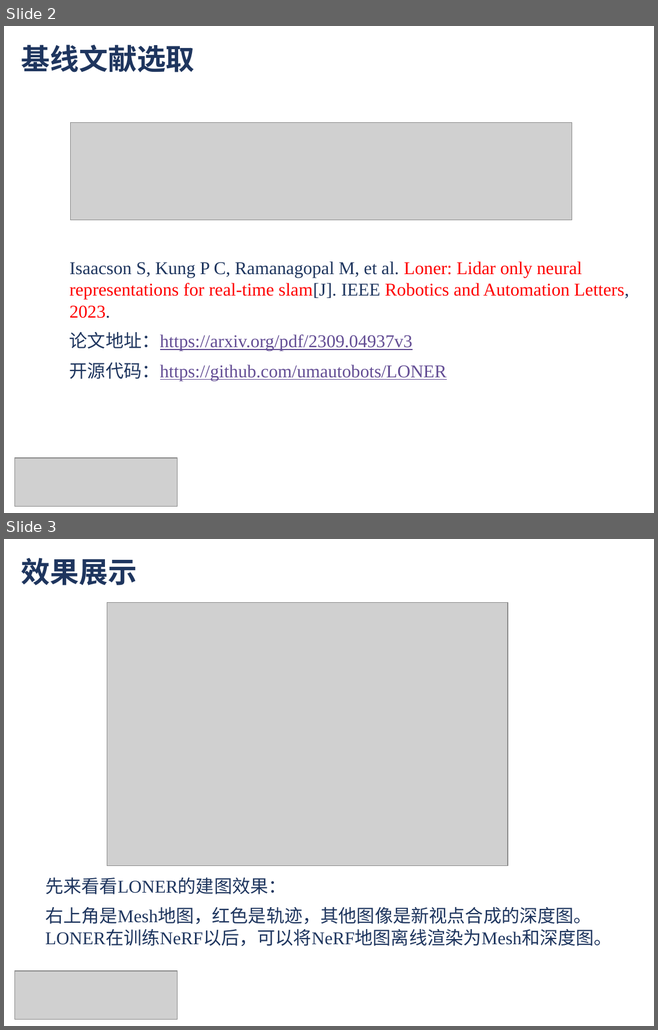
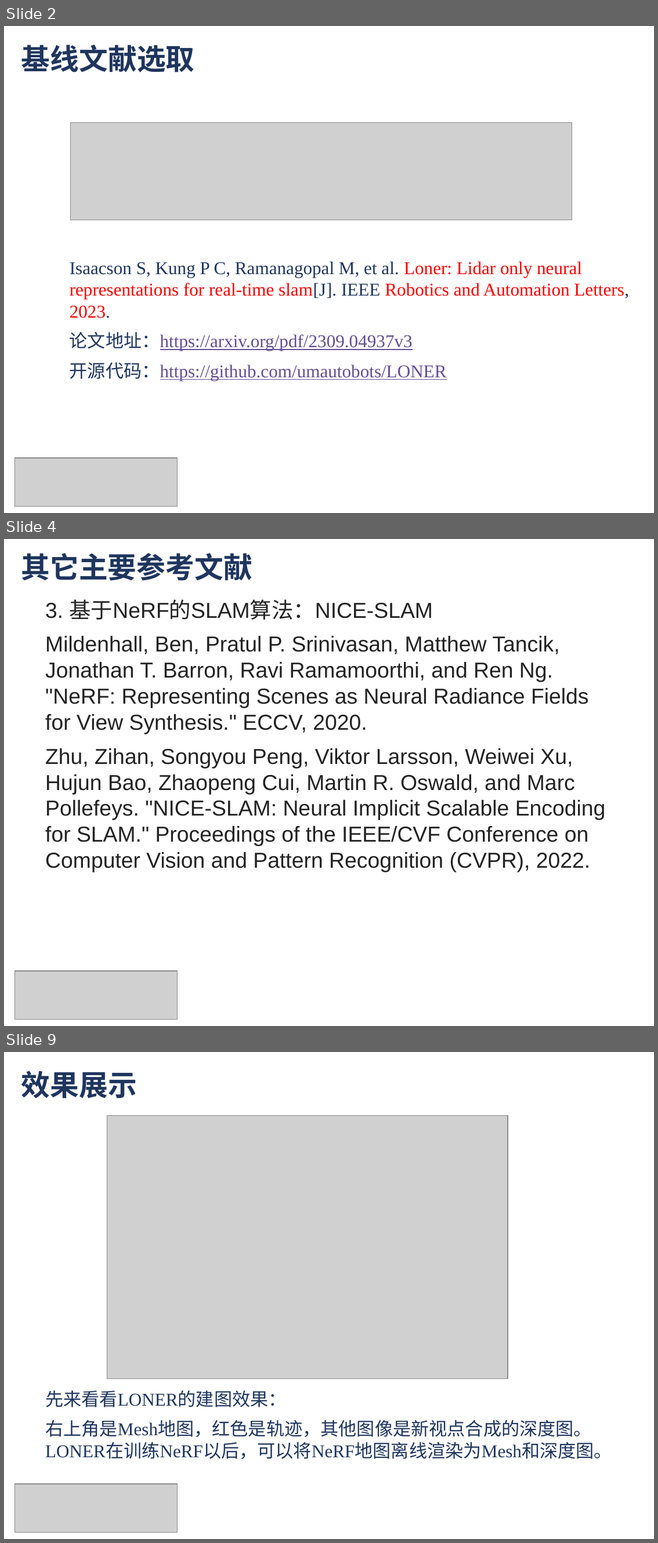
Before and after one commit to chengyingshe/Project_SLAM, a slide deck: ppt/佘成应_王奔_智能车文献汇报.pptx. Shown one above the other, each under a label of ours: slides 2 and 3 before the commit, slides 2, 4 and 9 after it; the slides between them are not shown. The pictures are 658x1030 and 658x1543 pixels, drawn with LibreOffice and Linux fonts; fonts in the diff are those of the drawing; grey boxes stand for pictures. Boxes give left, top, right and bottom in pixels: in the first picture for what was removed or moved away, otherwise in the second. Text is boxed around its words. In the diff, an @@ line names an element or a change of style, - is before the commit and + after.

Commit message:
[SCY] ppt v2

```diff
--- a/ppt/佘成应_王奔_智能车文献汇报.pptx
+++ b/ppt/佘成应_王奔_智能车文献汇报.pptx
@@ slide 4 added at (4,539,654,1026), background #FFFFFF @@
@@ text added at (21,553,252,581), 32 pt, text #1E355E, bold @@
+其它主要参考文献
@@ text added at (45,599,605,873), 24 pt, text #222222 @@
+3. 基于NeRF的SLAM算法：NICE-SLAM
+Mildenhall, Ben, Pratul P. Srinivasan, Matthew Tancik, Jonathan T. Barron, Ravi Ramamoorthi, and Ren Ng. "NeRF: Representing Scenes as Neural Radiance Fields for View Synthesis." ECCV, 2020.
+Zhu, Zihan, Songyou Peng, Viktor Larsson, Weiwei Xu, Hujun Bao, Zhaopeng Cui, Martin R. Oswald, and Marc Pollefeys. "NICE-SLAM: Neural Implicit Scalable Encoding for SLAM." Proceedings of the IEEE/CVF Conference on Computer Vision and Pattern Recognition (CVPR), 2022.
@@ picture added at (15,971,177,1019) @@
@@ what was slide 3 is now slide 9 @@
```
Also in this commit, not shown: 1 slide changed, 4 other slides added, 1 slide removed, 1 other file.
